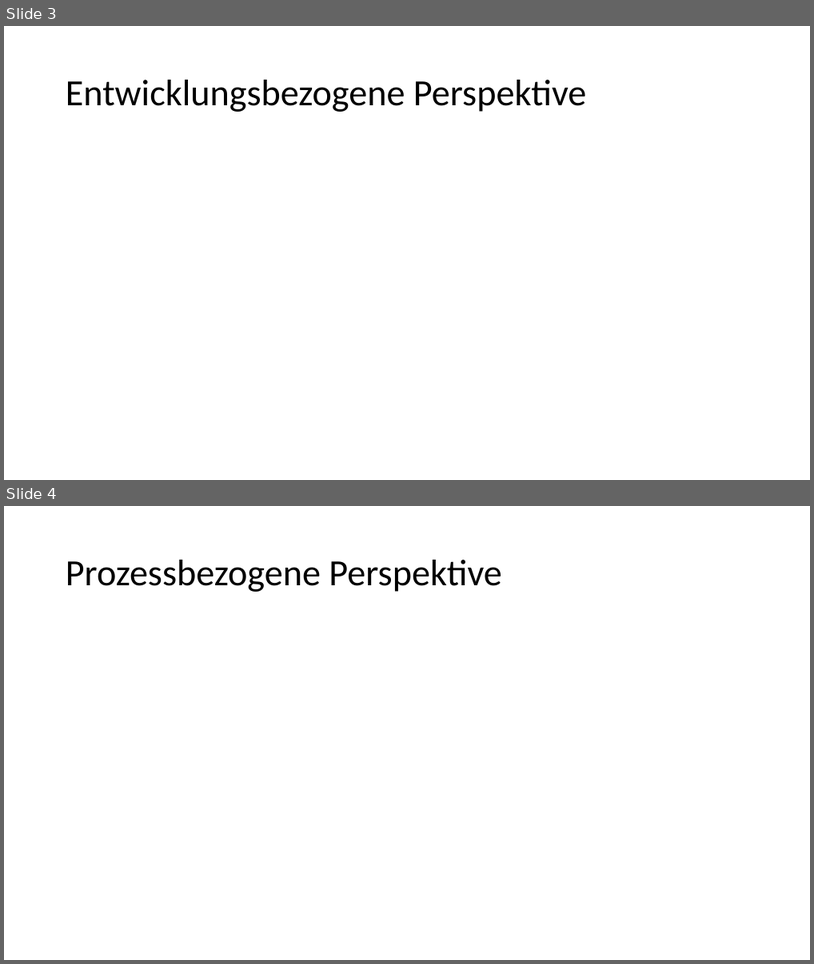
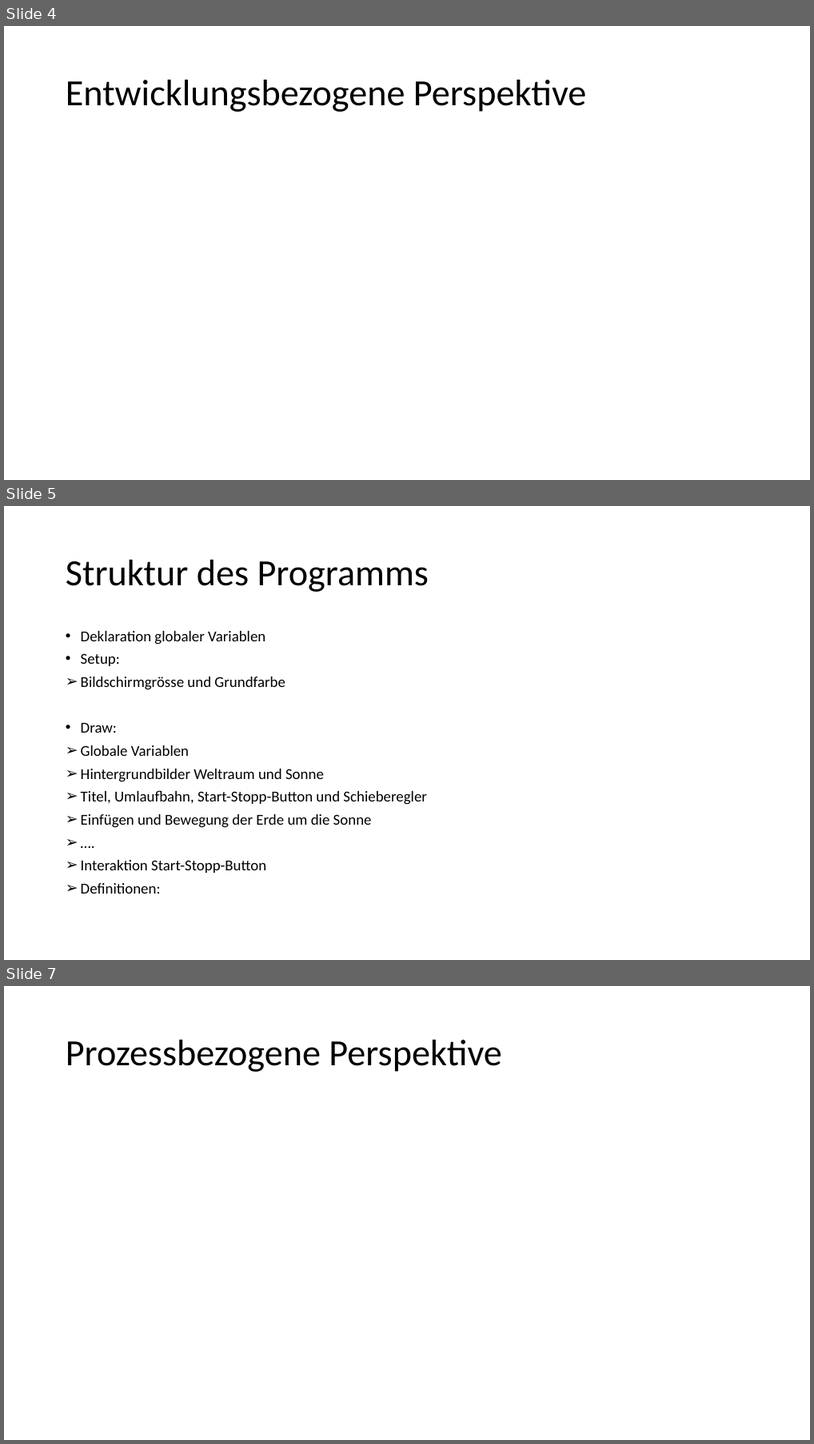
Before and after one commit to Carmen-MI/Erdrevolution_Carmen, a slide deck: Präsentation.pptx. Shown one above the other, each under a label of ours: slides 3 and 4 before the commit, slides 4, 5 and 7 after it; the slides between them are not shown. The pictures are 814x964 and 814x1444 pixels, drawn with LibreOffice and Linux fonts; fonts in the diff are those of the drawing. Boxes give left, top, right and bottom in pixels: in the first picture for what was removed or moved away, otherwise in the second. Text is boxed around its words. In the diff, an @@ line names an element or a change of style, - is before the commit and + after.

```diff
--- a/Präsentation.pptx
+++ b/Präsentation.pptx
@@ slide 5 added at <box>4,506,810,960</box>, background #FFFFFF @@
@@ title added at <box>66,560,429,592</box>, 44 pt, text #000000 @@
+Struktur des Programms
@@ text added at <box>81,631,426,893</box>, 18 pt, text #000000 @@
+• Deklaration globaler Variablen
+• Setup:
+➢ Bildschirmgrösse und Grundfarbe
+• Draw:
+➢ Globale Variablen
+➢ Hintergrundbilder Weltraum und Sonne
+➢ Titel, Umlaufbahn, Start-Stopp-Button und Schieberegler
+➢ Einfügen und Bewegung der Erde um die Sonne
+➢ ….
+➢ Interaktion Start-Stopp-Button
+➢ Definitionen:
@@ what was slide 3 is now slide 4 @@
@@ what was slide 4 is now slide 7 @@
```
Also in this commit, not shown: 2 slides changed, 4 other slides added, 1 other file.
